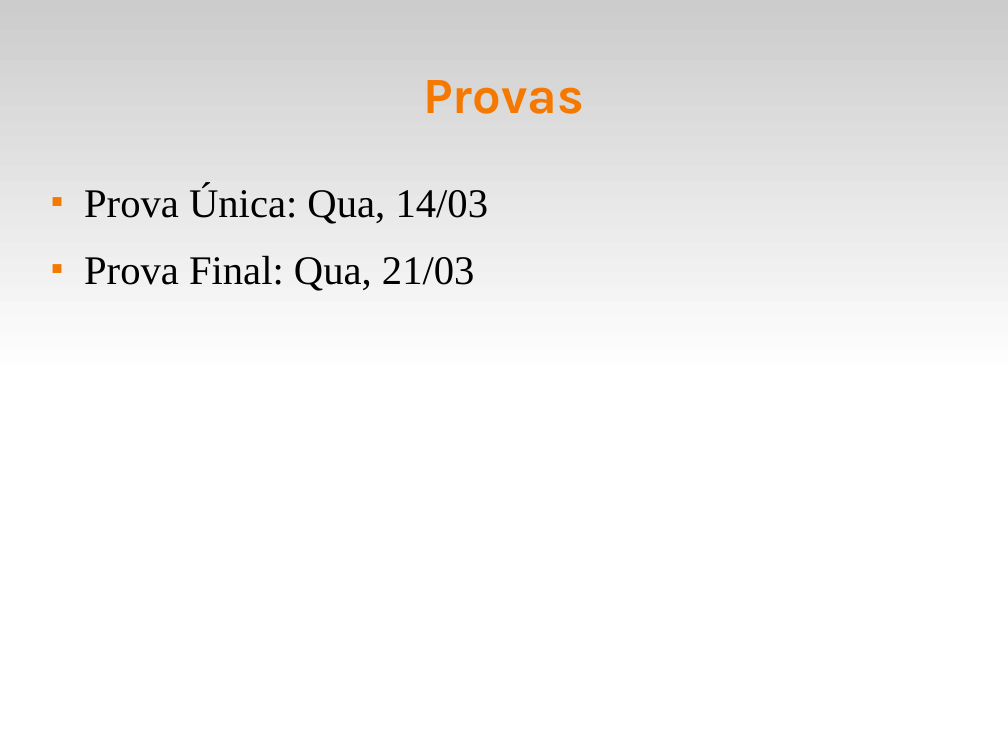
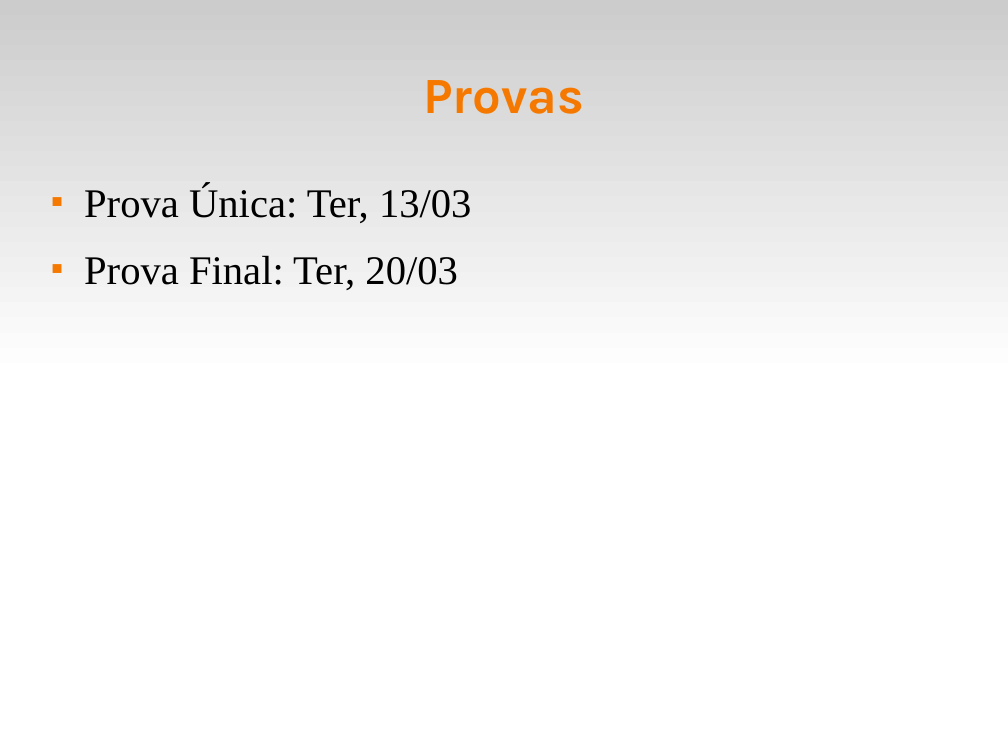
Before and after one commit to fsantanna-uerj/EDL, a slide deck: slide 5 of slides/edl-00.odp. Drawn at 1008x756 pixels with LibreOffice and Linux fonts; fonts in the diff are those of the drawing. Boxes give left, top, right and bottom in pixels: in the first picture for what was removed or moved away, otherwise in the second. Text is boxed around its words. In the diff, an @@ line names an element or a change of style, - is before the commit and + after.

```diff
--- a/slides/edl-00.odp
+++ b/slides/edl-00.odp
@@ text at (84, 185, 472, 290): text changed @@
-■ Prova Única: Qua, 14/03
-■ Prova Final: Qua, 21/03
+■ Prova Única: Ter, 13/03
+■ Prova Final: Ter, 20/03
```
Also in this commit, not shown: 1 other file.
